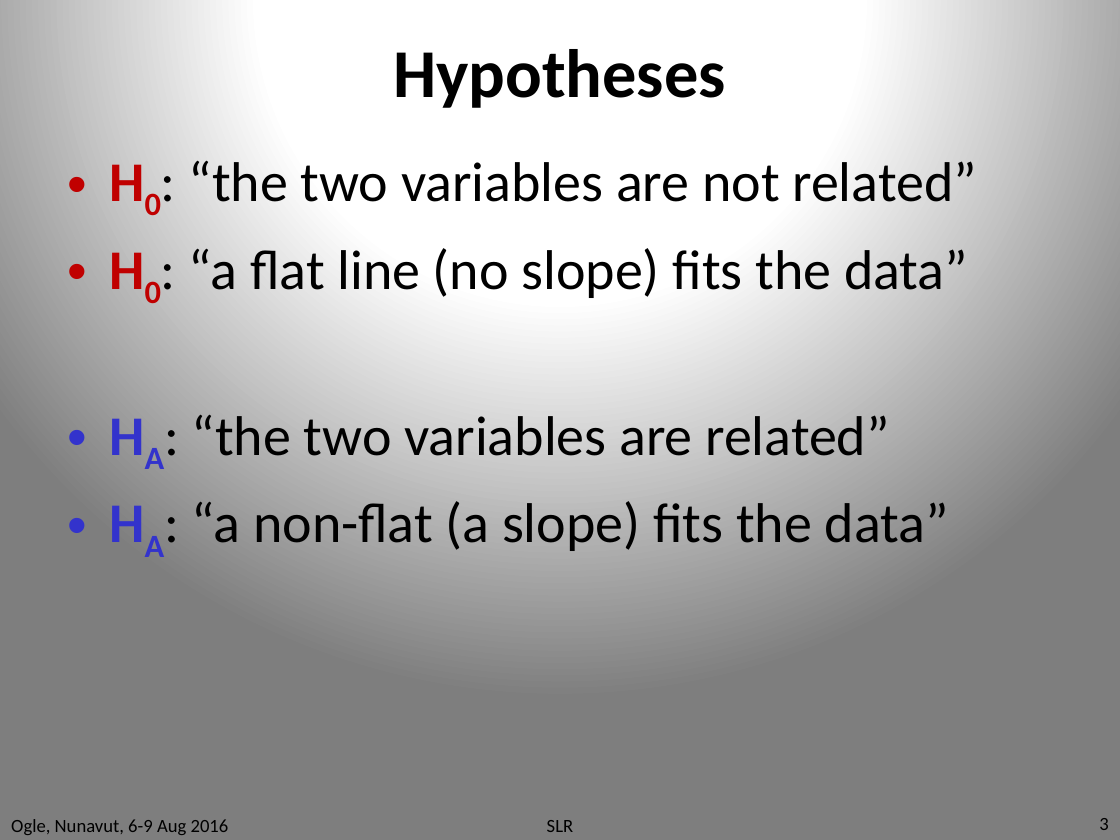
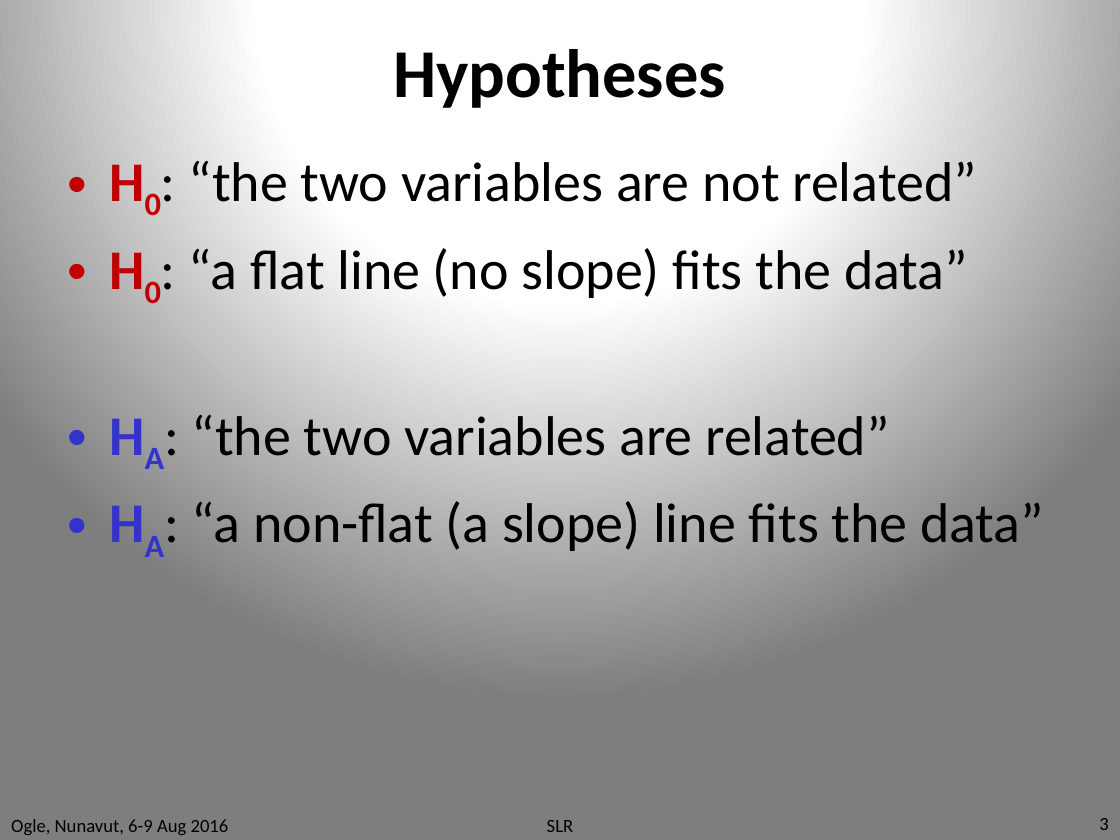
Before and after one commit to droglenc/RcourseNunavut2016, a slide deck: slide 3 of Slides/SLR_WL.pptx. Drawn at 1120x840 pixels with LibreOffice and Linux fonts; fonts in the diff are those of the drawing. Boxes give left, top, right and bottom in pixels: in the first picture for what was removed or moved away, otherwise in the second. Text is boxed around its words. In the diff, an @@ line names an element or a change of style, - is before the commit and + after.

```diff
--- a/Slides/SLR_WL.pptx
+++ b/Slides/SLR_WL.pptx
@@ text at [192,501,1044,551]: text changed @@
-• HA: “a non-flat (a slope) fits the data”
+• HA: “a non-flat (a slope) line fits the data”
```
Also in this commit, not shown: 52 other files.
